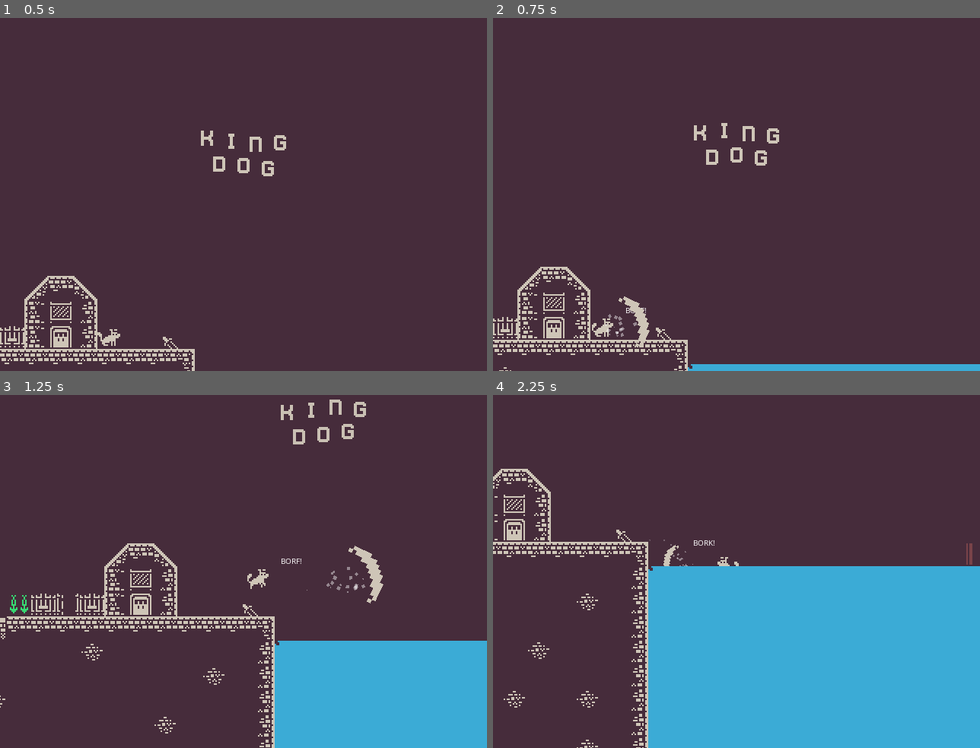
Above: before the commit, frames 1-4 (two rows, left to right).
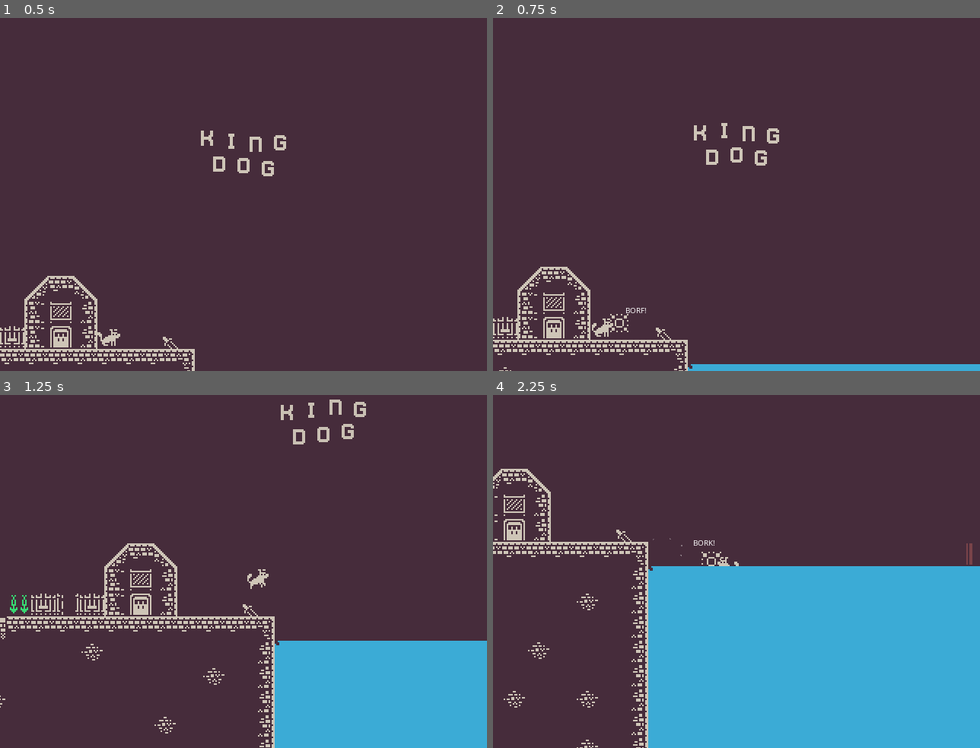
Above: after the commit, the same moments.

Repository: jdgazlay/king_dog
Game: Godot game, scene res://src/scenes/World.tscn
The game is run twice, just before and just after one commit, with the same random seed, the same clock (stepped at 60 frames per second) and the same inputs.
Inputs:
- Up to frame 1 (0.5 s): no input
- Up to frame 2 (0.75 s): tap Enter at 0.5 s; hold Right (ui_right) from 0.53 s (still down); tap Space (bark) at 0.6 s
- Up to frame 3 (1.25 s): keep holding Right (ui_right); tap Up (ui_up) at 0.77 s
- Up to frame 4 (2.25 s): tap Space (bark) at 1.35, 2.1 s; tap Up (ui_up) at 1.52 s; release Right (ui_right) at 2.03 s; hold Left (ui_left) from 2.03 s (still down)

Frame 1 is identical in both runs. In frame 2, 0.4% of the frame differs, in the area x 22-33%, y 78-94%; in frame 3, 0.4%, in the area x 57-79%, y 42-60%; in frame 4, 0.1%.

Commit message:
add SFX & Music

Diff:
--- a/src/scenes/Player.tscn
+++ b/src/scenes/Player.tscn
@@ -1,10 +1,12 @@
-[gd_scene load_steps=20 format=2]
+[gd_scene load_steps=22 format=2]
 
 [ext_resource path="res://assets/king_dog.png" type="Texture" id=1]
 [ext_resource path="res://src/scripts/Player.gd" type="Script" id=2]
 [ext_resource path="res://assets/woof_sprite.png" type="Texture" id=3]
 [ext_resource path="res://assets/open_sans_df.tres" type="DynamicFont" id=4]
 [ext_resource path="res://assets/king_borf.png" type="Texture" id=5]
+[ext_resource path="res://assets/sound/steps/Footstep_Dirt_00.wav" type="AudioStream" id=6]
+[ext_resource path="res://assets/sound/dog_barking.wav" type="AudioStream" id=7]
 
 [sub_resource type="Animation" id=1]
 length = 0.6
@@ -132,6 +134,7 @@
 position = Vector2( 0, -4.76837e-07 )
 texture = ExtResource( 1 )
 hframes = 8
+frame = 6
 
 [node name="AnimationPlayer" type="AnimationPlayer" parent="."]
 anims/idle = SubResource( 1 )
@@ -211,14 +214,20 @@
 [node name="KingWoofParticles" type="Particles2D" parent="KingWoofSprite"]
 position = Vector2( -1.26108, 1.19578 )
 rotation = -0.436332
-scale = Vector2( 1, 1 )
 amount = 25
 lifetime = 0.35
 process_material = SubResource( 9 )
 
 [node name="RunningParticles" type="Particles2D" parent="."]
 position = Vector2( -0.350124, 6.3899 )
+emitting = false
 amount = 15
 local_coords = false
 draw_order = 1
 process_material = SubResource( 14 )
+
+[node name="WalkingAudio" type="AudioStreamPlayer" parent="."]
+stream = ExtResource( 6 )
+
+[node name="BarkAudio" type="AudioStreamPlayer" parent="."]
+stream = ExtResource( 7 )
--- a/src/scenes/World.tscn
+++ b/src/scenes/World.tscn
@@ -24,6 +24,7 @@
 [ext_resource path="res://assets/exploding wall.png" type="Texture" id=22]
 [ext_resource path="res://src/scripts/BreakableCastleWall.gd" type="Script" id=23]
 [ext_resource path="res://assets/closed_stairs.png" type="Texture" id=24]
+[ext_resource path="res://assets/sound/080415pianobgm3popver.ogg" type="AudioStream" id=25]
 
 [sub_resource type="TileSet" id=1]
 0/name = "kenney_tilemap.png 0"
@@ -899,9 +900,14 @@
 cell_size = Vector2( 16, 16 )
 format = 1
 tile_data = PoolIntArray( -262190, 0, 262145, -196654, 0, 262145, -65582, 0, 262145, -46, 0, 262145, 131026, 0, 262145, …(552 unchanged characters)…
-[connection signal="bark" from="Player" to="." method="_on_Player_bark"]
+
+[node name="BGM" type="AudioStreamPlayer" parent="."]
+stream = ExtResource( 25 )
+volume_db = -7.0
+autoplay = true
 [connection signal="bark" from="Player" to="GroundColliders/CastlColliders/BreakableCastleWall" method="_on_Player_bark"]
 [connection signal="bark" from="Player" to="King" method="_on_Player_bark"]
+[connection signal="bark" from="Player" to="." method="_on_Player_bark"]
 [connection signal="area_entered" from="Water/Fish/Area2D" to="." method="_on_Area2D_area_entered"]
 [connection signal="area_entered" from="Crown" to="." method="_on_Crown_area_entered"]
 [connection signal="area_entered" from="KingCutscene" to="." method="_on_KingCutscene_area_entered"]
--- a/src/scripts/Global.gd
+++ b/src/scripts/Global.gd
@@ -13,3 +13,25 @@
 
 func set_game_mode(mode: int):
 	current_mode = mode
+
+
+func get_files(root_path: String) -> Array:
+	var files = []
+	var dir = Directory.new()
+
+	if dir.open(root_path) == OK:
+		dir.list_dir_begin(true, false)
+
+		var file_name = dir.get_next()
+
+		while (file_name != ""):
+			var path = dir.get_current_dir() + "/" + file_name
+
+			if dir.current_is_dir():
+				files = files + get_files(path)
+			else:
+				files.append(path)
+
+			file_name = dir.get_next()
+
+	return files
--- a/src/scripts/Player.gd
+++ b/src/scripts/Player.gd
@@ -1,4 +1,6 @@
 extends KinematicBody2D
+
+const VOICE_LINE_PATH = "res://assets/sound/steps"
 
 onready var animation_player: = $AnimationPlayer as AnimationPlayer
 onready var sprite: = $Sprite as Sprite
@@ -9,12 +11,15 @@
 onready var woof_sprite: = $WoofSprite1 as Sprite
 onready var king_woof_sprite: = $KingWoofSprite as Sprite
 onready var running_particles: = $RunningParticles as Particles2D
+onready var bark_audio: = $BarkAudio as AudioStreamPlayer
+onready var WalkingStreamPlayer: = $WalkingAudio as AudioStreamPlayer
+onready var footsteps: = get_audio_files()
 
 signal bark
 
 var velocity: = Vector2.ZERO
-export(int) var HORIZONTAL_SPEED = 100
-export(int) var JUMP_IMPULSE = -250
+var HORIZONTAL_SPEED = 100
+var JUMP_IMPULSE = -250
 var GRAVITY = 9.8
 
 var is_jumping: = false
@@ -24,17 +29,32 @@
 
 onready var bark_words = [woof, borf, bork]
 
-var has_crown = true
+var has_crown = false
+
+
+func get_audio_files() -> Array:
+	# gets all files in the voice lines folder and filter out non audio files
+
+	var voice_line_files = Global.get_files(VOICE_LINE_PATH)
+	var voice_audio_files = []
+
+	for file in voice_line_files:
+		# we have to do this due to https://github.com/godotengine/godot/issues/18390
+		if file.get_extension() == "import":
+			voice_audio_files.append(file.replace(".import", ""))
+
+
+	return voice_audio_files
 
 
 func _process(delta: float):
 	_handle_movement()
 	_handle_action()
-	_animate()
 
 
 func _physics_process(delta):
 	velocity = move_and_slide(velocity, Vector2.UP)
+	_animate()
 
 
 func _handle_action() -> void:
@@ -79,6 +99,7 @@
 	if is_jumping:
 		animation_player.play("jump")
 		running_particles.emitting = false
+
 	elif just_landed:
 		animation_player.play("land")
 		running_particles.emitting = true
@@ -90,6 +111,9 @@
 			else:
 				animation_player.play("run")
 				running_particles.emitting = true
+				if not WalkingStreamPlayer.playing and footsteps.size():
+					WalkingStreamPlayer.stream = load(footsteps[rand_range(0, footsteps.size())])
+					WalkingStreamPlayer.play()
 
 	if velocity.x < 0:
 		sprite.flip_h = true
@@ -166,6 +190,9 @@
 	rand_bark.visible = true
 	bark_tween.start()
 	is_barking = false
+	bark_audio.play(1.78)
+	yield(get_tree().create_timer(1.78), "timeout")
+	bark_audio.stop()
 
 
 func _reset_bark() -> void:
--- a/src/scripts/World.gd
+++ b/src/scripts/World.gd
@@ -85,6 +85,7 @@
 	$King/Particles2D.emitting = true
 	camera.set_transition_speed(camera.TRANS.CINEMATIC)
 	camera.set_target($King)
+	$GroundColliders/CastlColliders/CastlStairs/ClosedStairs.visible = true
 	yield(get_tree().create_timer(3), "timeout")
 	camera.set_target(king_dog)
 	camera.set_transition_speed(camera.TRANS.NORMAL)
@@ -94,5 +95,6 @@
 
 
 func _on_Crown_area_entered(area):
-	king_dog.fetch_crown()
-	$Crown.queue_free()
+	if $Crown.visible:
+		king_dog.fetch_crown()
+		$Crown.queue_free()
Not shown, added: assets/sound/080415pianobgm3popver.ogg.import
Not shown, added: assets/sound/dog_barking.wav.import
Not shown, added: assets/sound/steps/Footstep_Dirt_00.wav.import
Not shown, added: assets/sound/steps/Footstep_Dirt_01.wav.import
Not shown, added: assets/sound/steps/Footstep_Dirt_02.wav.import
Not shown, added: assets/sound/steps/Footstep_Dirt_03.wav.import
Not shown, added: assets/sound/steps/Footstep_Dirt_04.wav.import
Not shown, added: assets/sound/steps/Footstep_Dirt_05.wav.import
Not shown, added: assets/sound/steps/Footstep_Dirt_06.wav.import
Not shown, added: assets/sound/steps/Footstep_Dirt_07.wav.import
Not shown, added: assets/sound/steps/Footstep_Dirt_08.wav.import
Not shown, added: assets/sound/steps/Footstep_Dirt_09.wav.import
(and 13 more such lines)
